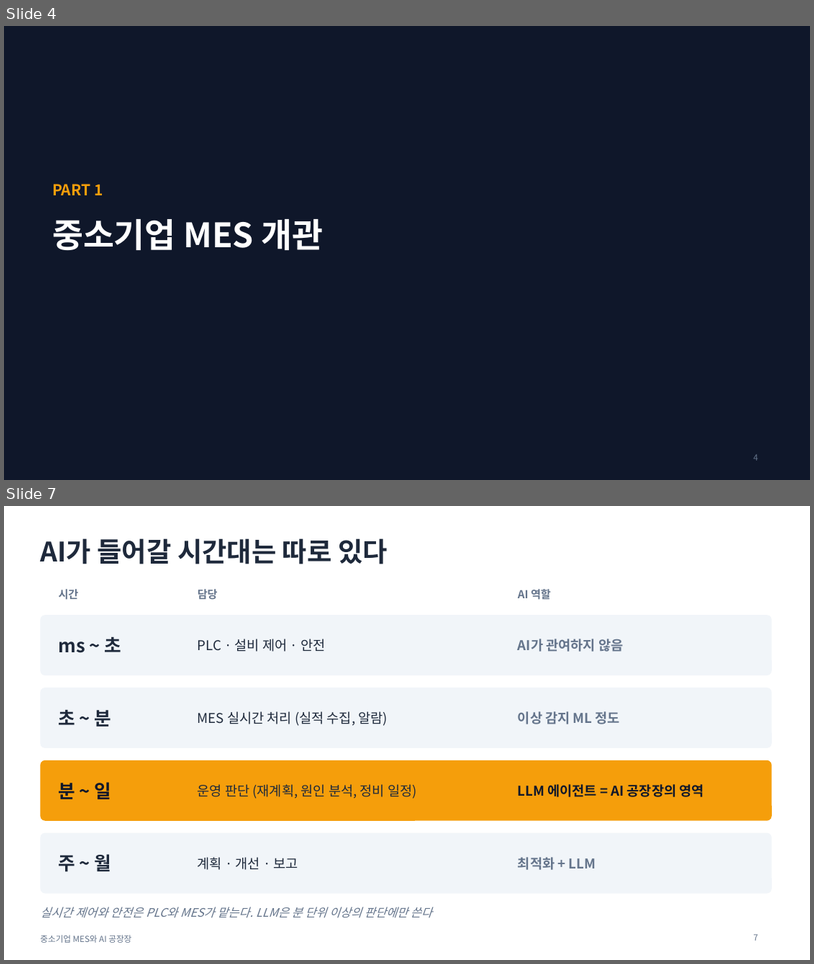
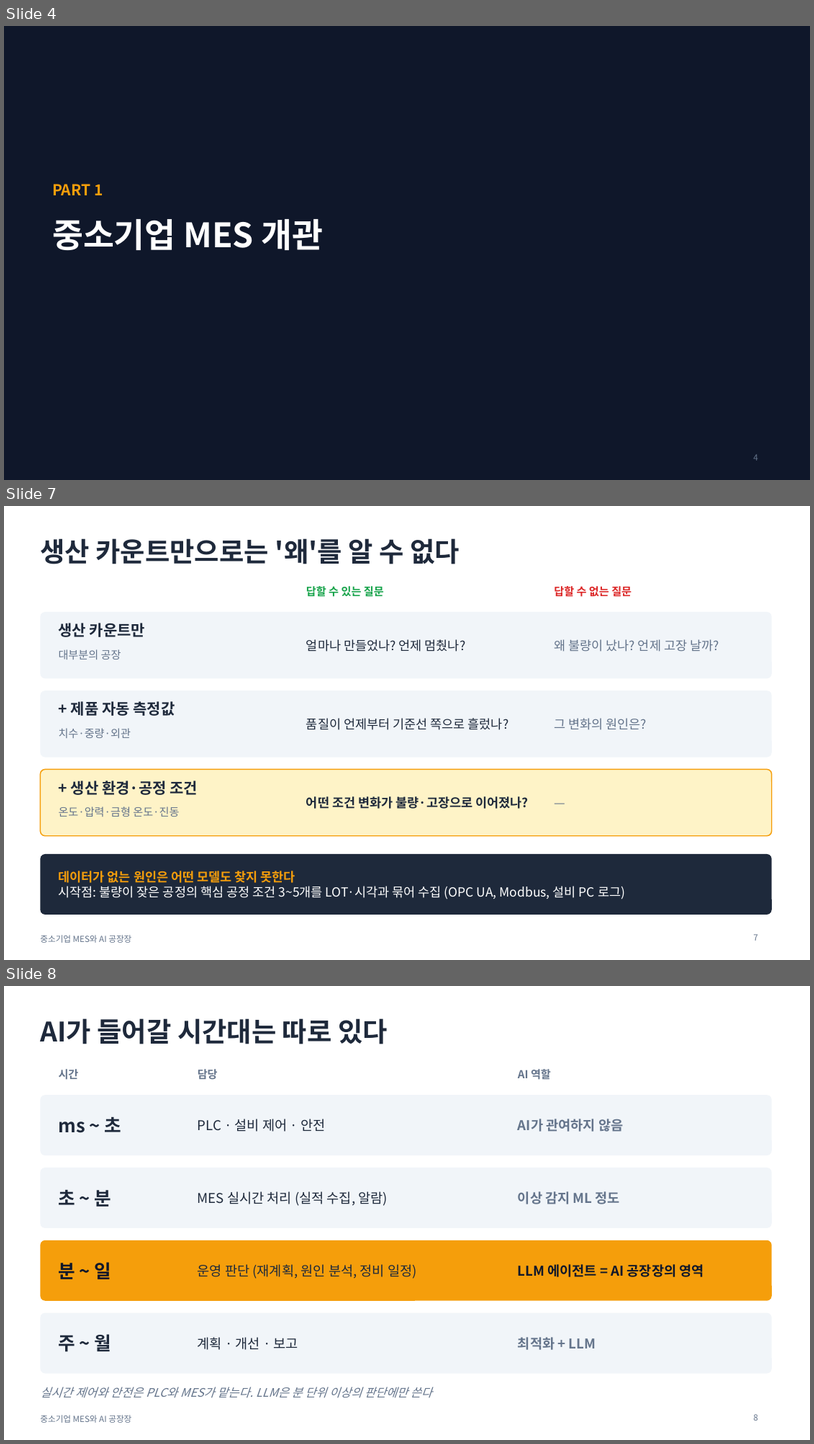
Before and after one commit to lucky-sugar-park/tech-review, a slide deck: lecture/mes-ai-plant-manager.pptx. Shown one above the other, each under a label of ours: slides 4 and 7 before the commit, slides 4, 7 and 8 after it; the slides between them are not shown. The pictures are 814x964 and 814x1444 pixels, drawn with LibreOffice and Linux fonts; fonts in the diff are those of the drawing. Boxes give left, top, right and bottom in pixels: in the first picture for what was removed or moved away, otherwise in the second. Text is boxed around its words. In the diff, an @@ line names an element or a change of style, - is before the commit and + after.

```diff
--- a/lecture/mes-ai-plant-manager.pptx
+++ b/lecture/mes-ai-plant-manager.pptx
@@ slide 7 added at <box>4,506,810,960</box>, background #FFFFFF; not listed: 1 template element that a slide beside it also shows @@
@@ title added at <box>40,538,460,564</box>, 32 pt, text #1E293B, bold @@
+생산 카운트만으로는 '왜'를 알 수 없다
@@ text added at <box>306,586,384,597</box>, 13 pt, text #16A34A, bold @@
+답할 수 있는 질문
@@ text added at <box>554,586,632,597</box>, 13 pt, text #DC2626, bold @@
+답할 수 없는 질문
@@ rounded rectangle added at <box>40,612,772,678</box>, fill #F1F5F9 @@
@@ text added at <box>59,623,145,637</box>, 18 pt, text #1E293B, bold @@
+생산 카운트만
@@ text added at <box>59,649,121,659</box>, 13 pt, text #64748B @@
+대부분의 공장
@@ text added at <box>306,639,466,651</box>, 15 pt, text #1E293B @@
+얼마나 만들었나? 언제 멈췄나?
@@ text added at <box>554,639,720,651</box>, 15 pt, text #64748B @@
+왜 불량이 났나? 언제 고장 날까?
@@ rounded rectangle added at <box>40,690,772,757</box>, fill #F1F5F9 @@
@@ text added at <box>71,701,175,716</box>, 18 pt, text #1E293B, bold @@
++ 제품 자동 측정값
@@ text added at <box>306,718,509,730</box>, 15 pt, text #1E293B @@
+품질이 언제부터 기준선 쪽으로 흘렀나?
@@ text added at <box>554,718,648,730</box>, 15 pt, text #64748B @@
+그 변화의 원인은?
@@ text added at <box>59,728,131,738</box>, 13 pt, text #64748B @@
+치수·중량·외관
@@ rounded rectangle added at <box>40,769,772,836</box>, fill #FEF3C7, outline #F59E0B 1.25 pt @@
@@ text added at <box>71,780,198,795</box>, 18 pt, text #1E293B, bold @@
++ 생산 환경·공정 조건
@@ text added at <box>555,769,760,836</box>, 15 pt, text #64748B @@
+—
@@ text added at <box>59,806,179,816</box>, 13 pt, text #64748B @@
+온도·압력·금형 온도·진동
@@ text added at <box>306,796,528,808</box>, 15 pt, text #1E293B, bold @@
+어떤 조건 변화가 불량·고장으로 이어졌나?
@@ rounded rectangle added at <box>40,854,772,914</box>, fill #1E293B @@
@@ text added at <box>59,870,625,899</box>, 15 pt, text #FFFFFF @@
+데이터가 없는 원인은 어떤 모델도 찾지 못한다
+시작점: 불량이 잦은 공정의 핵심 공정 조건 3~5개를 LOT·시각과 묶어 수집 (OPC UA, Modbus, 설비 PC 로그)
@@ page number added at <box>754,934,758,940</box>, 10 pt, text #64748B @@
+7
@@ what was slide 7 is now slide 8 @@
@@ page number at <box>754,1414,758,1420</box>: text changed @@
-7
+8
```
Also in this commit, not shown: 8 slides changed, 3 other slides added, 2 slides removed, 2 other files.
